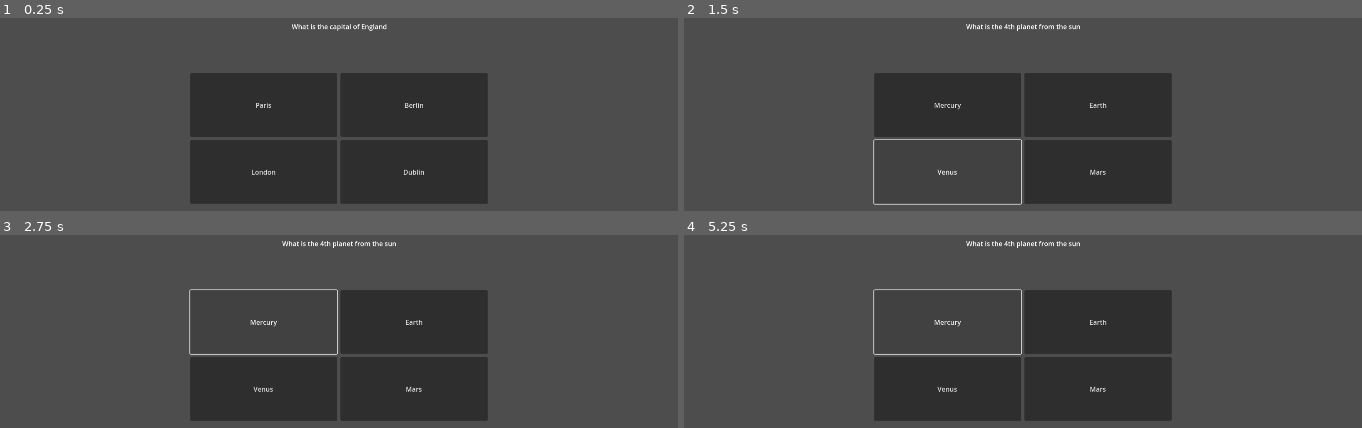
Above: before the commit, frames 1-4 (two rows, left to right).
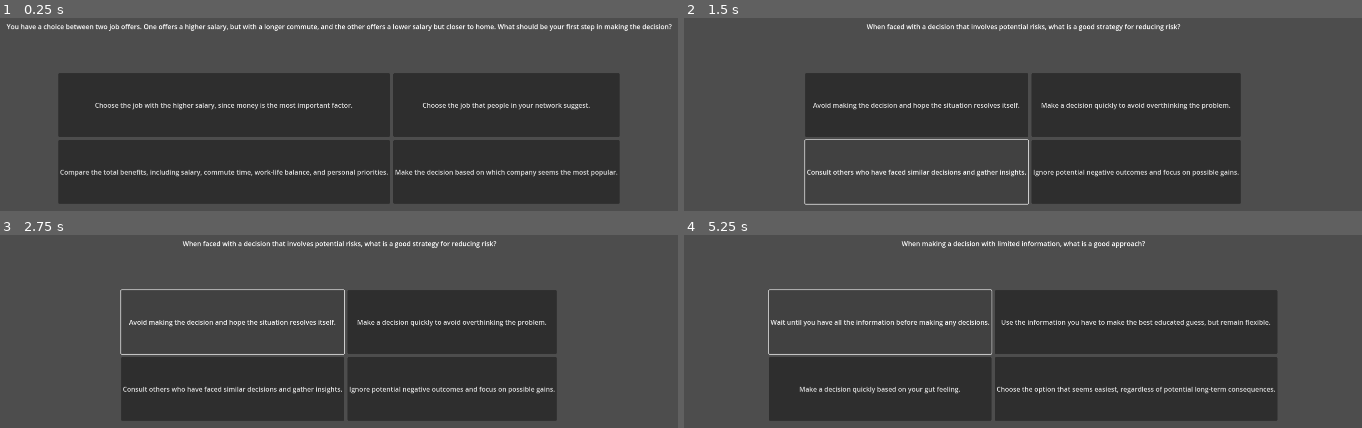
Above: after the commit, the same moments.

Repository: callumstreets21/SoftwareEngineeringDemo
Game: Godot game, scene res://Task/QuestionnaireTask/Questionnaire.tscn
The game is run twice, just before and just after one commit, with the same random seed, the same clock (stepped at 60 frames per second) and the same inputs. This scene is started directly instead of the project's main scene.
Inputs:
- Up to frame 1 (0.25 s): no input
- Up to frame 2 (1.5 s): click "Paris" (after the commit: "Choose the job with the highe…") at 0.5 s; click "London" (after the commit: "Compare the total benefits, i…") at 1.25 s
- Up to frame 3 (2.75 s): click "Mercury" (after the commit: "Avoid making the decision and…") at 2 s
- Up to frame 4 (5.25 s): click "Venus" (after the commit: "Consult others who have faced…") at 2.75 s; click "Mercury" (after the commit: "The investment with the highe…") at 3.5 s; click "Venus" (after the commit: "Your long-term financial goal…") at 4.25 s; click "Mercury" (after the commit: "Wait until you have all the i…") at 5 s

The runs differ from the first frame. In frame 1, 28% of the frame differs, in the area x 0-100%, y 3-97%; in frame 2, 13%; in frame 3, 13%; in frame 4, 18%.

Commit message:
Added questions to quiz
also commented memory match

Diff:
--- a/softwareengineeringdemo/Task/MemoryMatchTask/memory_match.gd
+++ b/softwareengineeringdemo/Task/MemoryMatchTask/memory_match.gd
@@ -58,37 +58,37 @@
 
 
 func FlipCard(ButtonName: TextureButton, CardName: String):
-	ButtonName.visible = false
-	FlippedButtons.append(ButtonName)
-
-	if HowManyFlipped == 0:
+	ButtonName.visible = false ##shows card underneath
+	FlippedButtons.append(ButtonName) ##adds that button to the array
+
+	if HowManyFlipped == 0: ##if no other cards flipped do :
 		SelectedCard = CardName
 		HowManyFlipped += 1
-	elif HowManyFlipped == 1:
+	elif HowManyFlipped == 1: ##if another card is flipped check if it matches
 		if SelectedCard == CardName:
-			TurnsTaken += 1
-			HowManyFlipped = 0
-			DisableButton()
+			TurnsTaken += 1 ##increment turns
+			HowManyFlipped = 0 ##reset value
+			DisableButton() ##call disable button if it matches
 
 		else:
 			TurnsTaken += 1
 			HowManyFlipped = 0
-			UnflipCard()
+			UnflipCard() ##if it doesnt match unflip card
 
 
 func UnflipCard():
-	await get_tree().create_timer(0.1).timeout
+	await get_tree().create_timer(0.1).timeout ##slight timer to see the second card picked
 	for x in FlippedButtons:
-		x.visible = true
-	FlippedButtons.clear()
+		x.visible = true ##make all picked cards buttons visible again, covering the texture
+	FlippedButtons.clear() ##clear the array so no issues
 
 func DisableButton():
 	for x in FlippedButtons:
-		x.disabled = true
-	FlippedButtons.clear()
-	PairsLeft -= 1
+		x.disabled = true ##disable to button so they cant be clicked
+	FlippedButtons.clear() ##clear the array
+	PairsLeft -= 1 ##remove from pairsleft so you know when game is done
 	if PairsLeft == 0:
-		print("GameOver")
+		print("GameOver") ##gameover if none left
 
 
 func AceOfClubsPressed() -> void:
--- a/softwareengineeringdemo/Task/QuestionnaireTask/questionnaire.gd
+++ b/softwareengineeringdemo/Task/QuestionnaireTask/questionnaire.gd
@@ -2,14 +2,54 @@
 
 var QuestionDictionary = [
 	{
-		"Question" : "What is the capital of England",
-		"Choices" : ["Paris" , "London" , "Berlin" , "Dublin"],
-		"Correct Answer" : "London",
+		"Question" : "You have a choice between two job offers. One offers a higher salary, but with a longer commute, and the other offers a lower salary but closer to home. What should be your first step in making the decision?",
+		"Choices" : ["Choose the job with the higher salary, since money is the most important factor." , "Compare the total benefits, including salary, commute time, work-life balance, and personal priorities." , "Choose the job that people in your network suggest." , "Make the decision based on which company seems the most popular."],
+		"Correct Answer" : "Compare the total benefits, including salary, commute time, work-life balance, and personal priorities.",
 	},
 	{
-		"Question" : "What is the 4th planet from the sun",
-		"Choices" : ["Mercury" , "Venus" , "Earth" , "Mars"],
-		"Correct Answer" : "Mars",
+		"Question" : "When faced with a decision that involves potential risks, what is a good strategy for reducing risk?",
+		"Choices" : ["Avoid making the decision and hope the situation resolves itself." , "Consult others who have faced similar decisions and gather insights." , "Make a decision quickly to avoid overthinking the problem." , "Ignore potential negative outcomes and focus on possible gains."],
+		"Correct Answer" : "Consult others who have faced similar decisions and gather insights.",
+	},
+	{
+		"Question" : "You are deciding between two investment options: one is safe but with low returns, the other is high-risk but with potentially high returns. What factor should you prioritize?",
+		"Choices" :	["The investment with the higher return, regardless of risk." , "Your long-term financial goals and risk tolerance." , "The option that friends and family suggest." , "The option with the shortest time commitment."],
+		"Correct Answer" : "Your long-term financial goals and risk tolerance.",
+	},
+	{
+		"Question" : "When making a decision with limited information, what is a good approach?",
+		"Choices" : ["Wait until you have all the information before making any decisions." , "Make a decision quickly based on your gut feeling." , "Use the information you have to make the best educated guess, but remain flexible." , "Choose the option that seems easiest, regardless of potential long-term consequences."],
+		"Correct Answer" : "Use the information you have to make the best educated guess, but remain flexible.",
+	},
+	{
+		"Question" : "If you’re making a decision that will impact a team, what is the best way to involve others in the process?",
+		"Choices" : ["Make the decision on your own and present it to the team later." , "Gather input from all team members and consider their perspectives before deciding." , "Consult only the team members you trust and ignore others." , "Make a decision based on what the majority of the team suggests."],
+		"Correct Answer" : "Gather input from all team members and consider their perspectives before deciding.",
+	},
+	{
+		"Question" : "You’re faced with a time-sensitive decision. What is the best way to balance speed and accuracy?",
+		"Choices" : ["Rush through the decision to save time, and deal with any mistakes later." , "Prioritize making the most accurate decision, even if it takes more time." , "Break down the decision into manageable parts and focus on making quick yet thoughtful choices." , "Make the decision quickly and hope for the best."],
+		"Correct Answer" : "Break down the decision into manageable parts and focus on making quick yet thoughtful choices.",
+	},
+	{
+		"Question" : "If a decision could result in a significant loss, what should you do before committing to it?",
+		"Choices" : ["Take a leap of faith and hope it works out." , "Evaluate the potential outcomes and consider ways to mitigate losses." , "Consult with people who are most likely to agree with your view." , "Go with the option that feels the most comfortable in the moment."],
+		"Correct Answer" : "Evaluate the potential outcomes and consider ways to mitigate losses.",
+	},
+	{
+		"Question" : "When deciding between two equally appealing options, what strategy should you use to make the final choice?",
+		"Choices" : ["Flip a coin to leave the decision up to chance." , "Reflect on which option aligns more closely with your long-term goals or values." , "Ask someone else to make the decision for you." , "Choose based on which option will impress others the most."],
+		"Correct Answer" : "Reflect on which option aligns more closely with your long-term goals or values.",
+	},
+	{
+		"Question" : "If you’ve made a poor decision that leads to negative outcomes, what is the best course of action?",
+		"Choices" : ["Deny the mistake and ignore the consequences." , "Take responsibility, learn from it, and make adjustments moving forward." , "Blame others for the decision." , "Give up on making decisions and wait for others to handle things."],
+		"Correct Answer" : "Take responsibility, learn from it, and make adjustments moving forward."
+	},
+	{
+		"Question" : "When deciding whether to pursue a new opportunity, what is an important factor to consider?",
+		"Choices" : ["Whether the opportunity has the potential to be immediately rewarding." , "The level of personal interest and passion you have for the opportunity." , "Whether the opportunity is trending or popular right now." , "The opinions of people who have no experience with the opportunity."],
+		"Correct Answer" : "The level of personal interest and passion you have for the opportunity.",
 	}
 ] ##list of all the questions and their info
 
@@ -48,6 +88,9 @@
 	else:
 		TurnsTaken += 1
 
+	if CurrentQuestionIndex == 10:
+		print("Game end")
+
 
 func OnButton1Pressed() -> void:
 	CheckAnswer(Button1.text)
